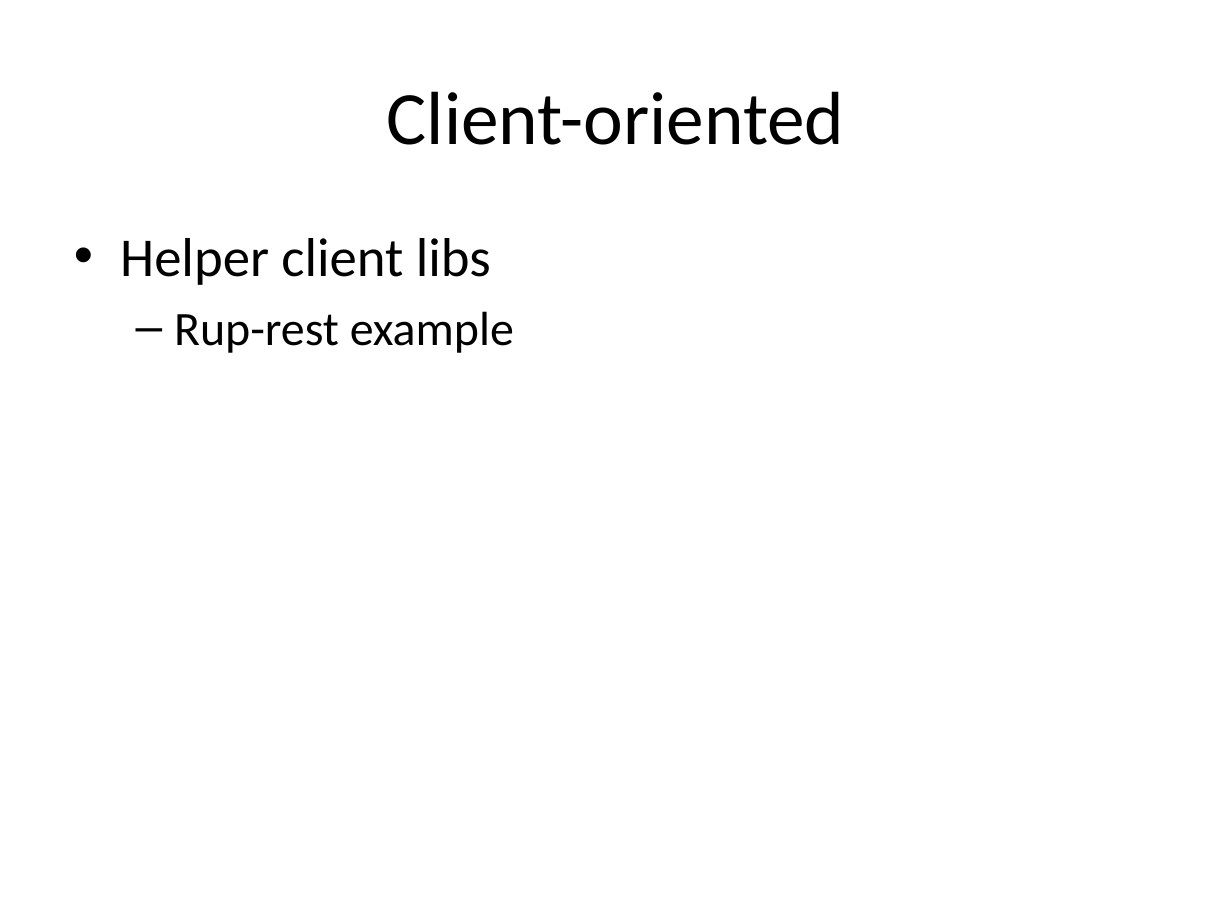
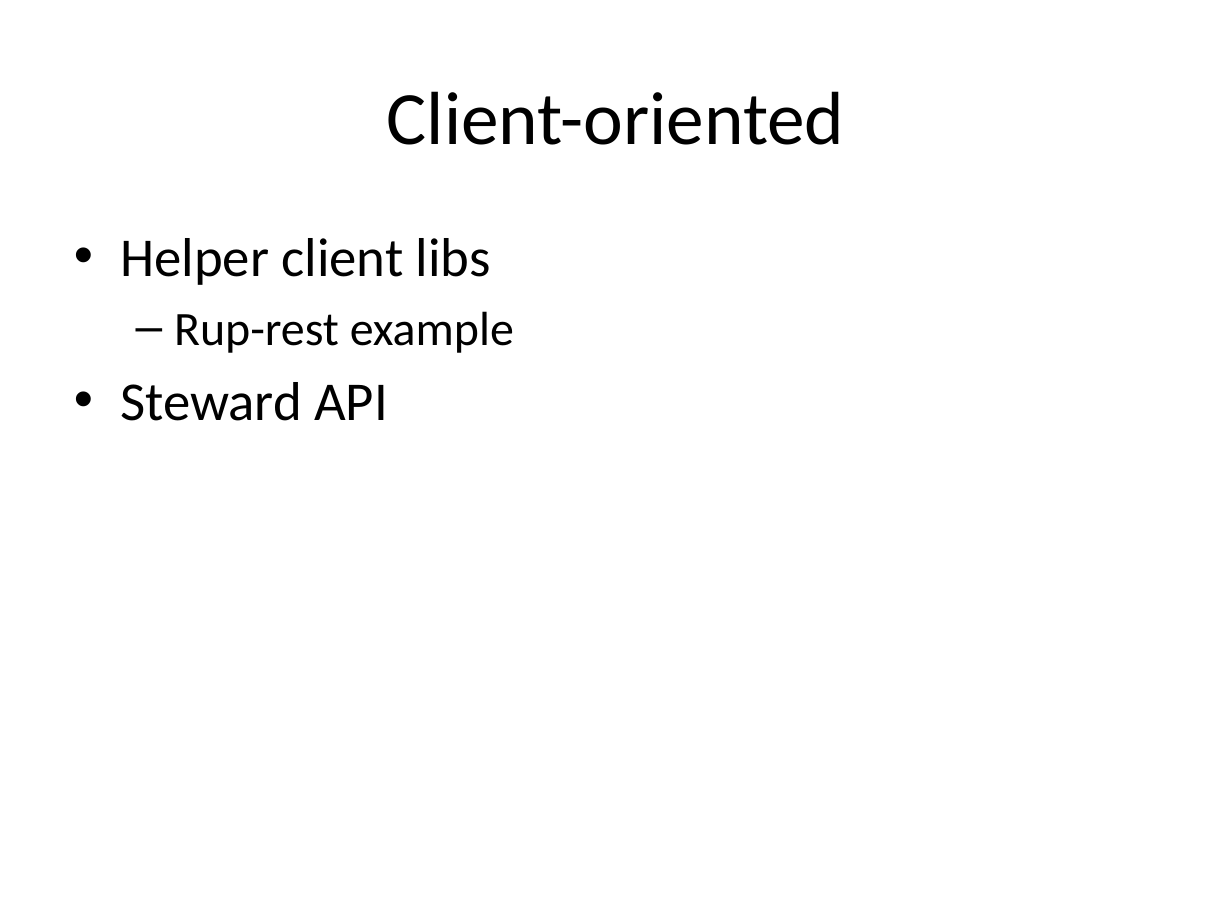
Before and after one commit to vitali-kviatkouski/personal, a slide deck: slide 5 of Microservices.pptx. Drawn at 1232x924 pixels with LibreOffice and Linux fonts; fonts in the diff are those of the drawing. Boxes give left, top, right and bottom in pixels: in the first picture for what was removed or moved away, otherwise in the second. Text is boxed around its words. In the diff, an @@ line names an element or a change of style, - is before the commit and + after.

```diff
--- a/Microservices.pptx
+++ b/Microservices.pptx
@@ text at (120,382,388,421): paragraph added @@
+• Steward API
```
Also in this commit, not shown: 4 other slides changed, 1 slide added.
